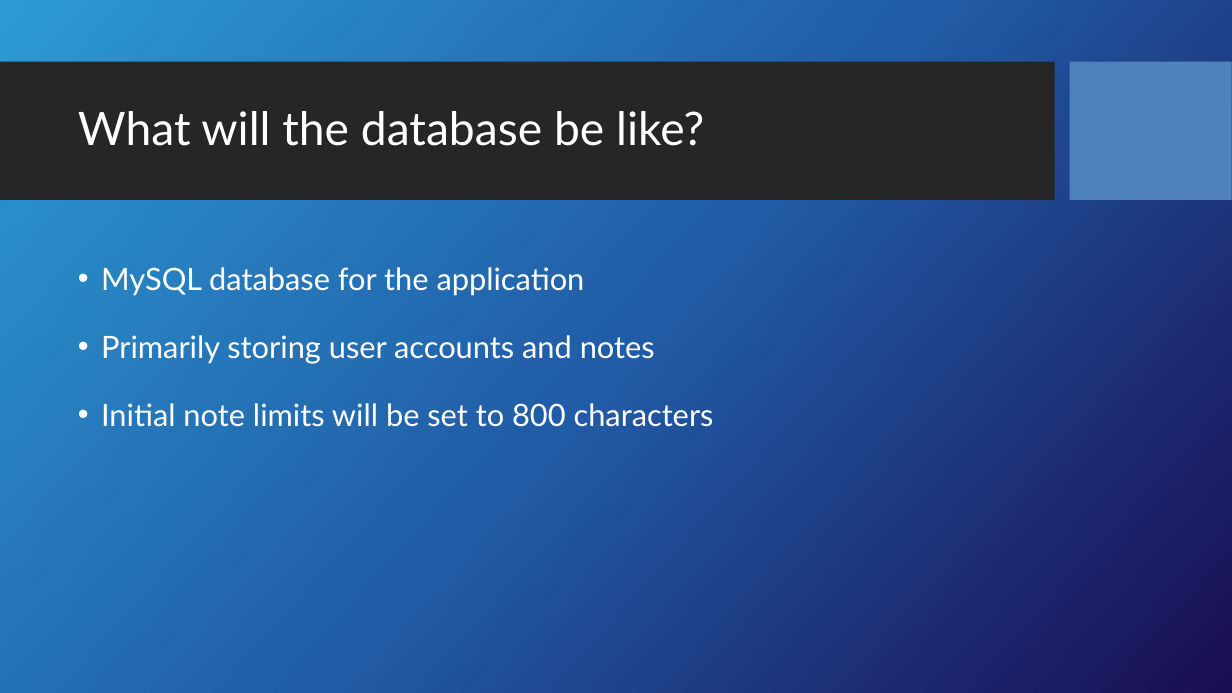
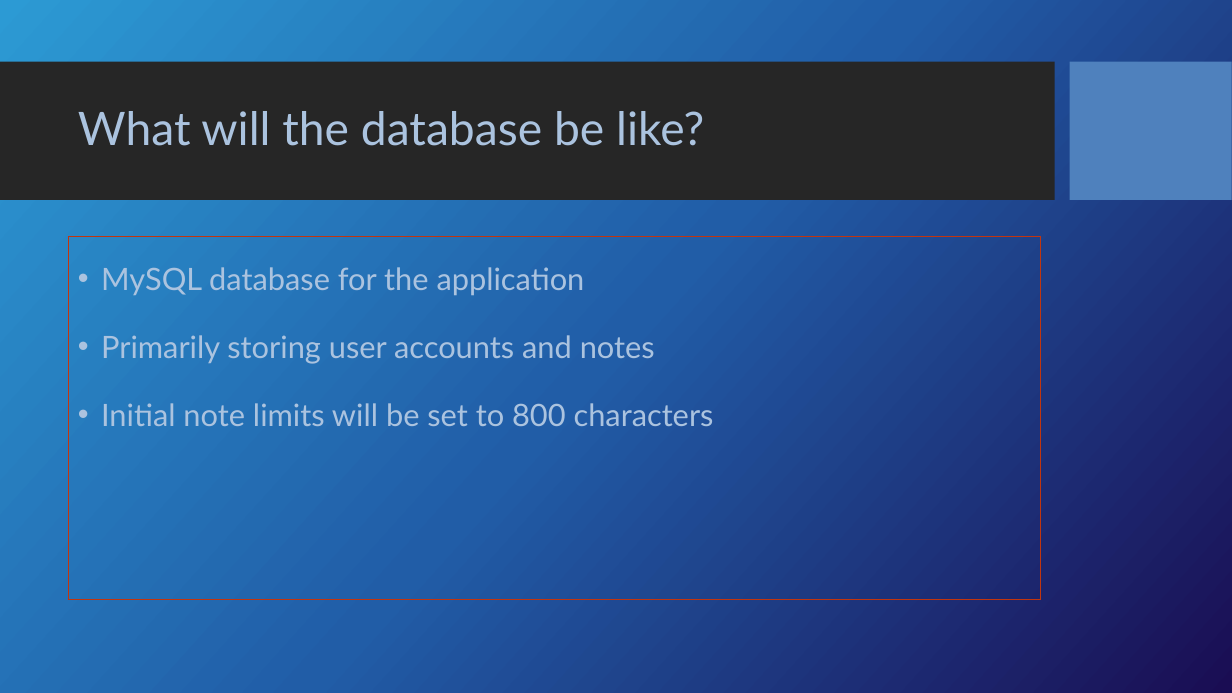
Before and after one commit to Dwaddle26/EncryptNotes, a slide deck: slide 8 of Team_2_Presentation_1.pptx. Drawn at 1232x693 pixels with LibreOffice and Linux fonts; fonts in the diff are those of the drawing; background and template pictures are left out. Boxes give left, top, right and bottom in pixels: in the first picture for what was removed or moved away, otherwise in the second. Text is boxed around its words. In the diff, an @@ line names an element or a change of style, - is before the commit and + after.

```diff
--- a/Team_2_Presentation_1.pptx
+++ b/Team_2_Presentation_1.pptx
@@ title "What will the database be ..." at (78, 111, 704, 146): text colour #FFFFFF to #ABC3DF @@
@@ text "MySQL database for the application": place and size @@
-text "MySQL database for the application" at (101, 267, 714, 427)
+text "MySQL database for the application" at (68, 237, 1040, 601)
@@ text "MySQL database for the application" at (68, 237, 1040, 601): text colour #FFFFFF to #ABC3DF; outline none to #C2350E 0.75 pt @@
```
Also in this commit, not shown: 10 other slides changed.
